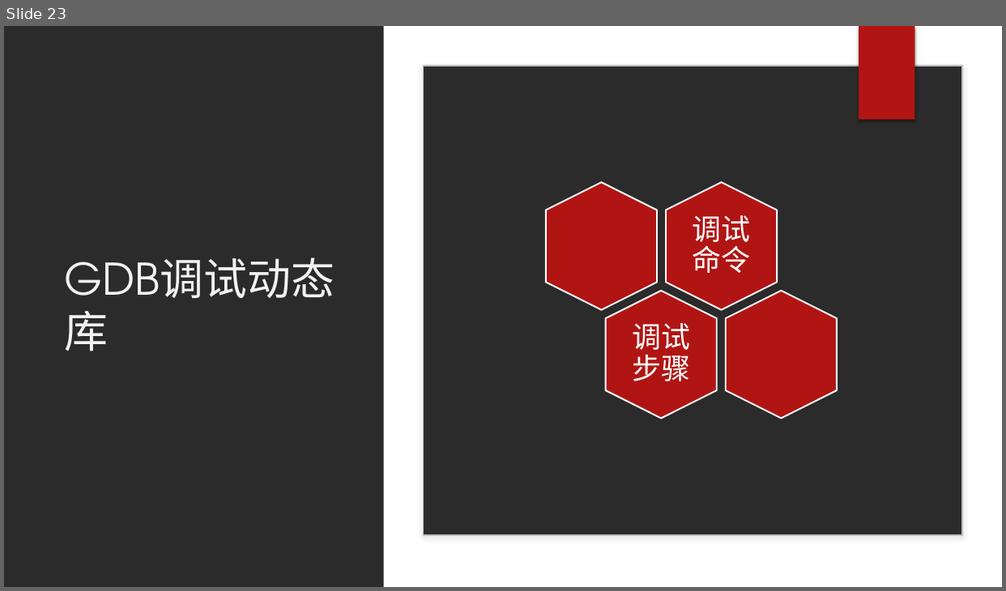
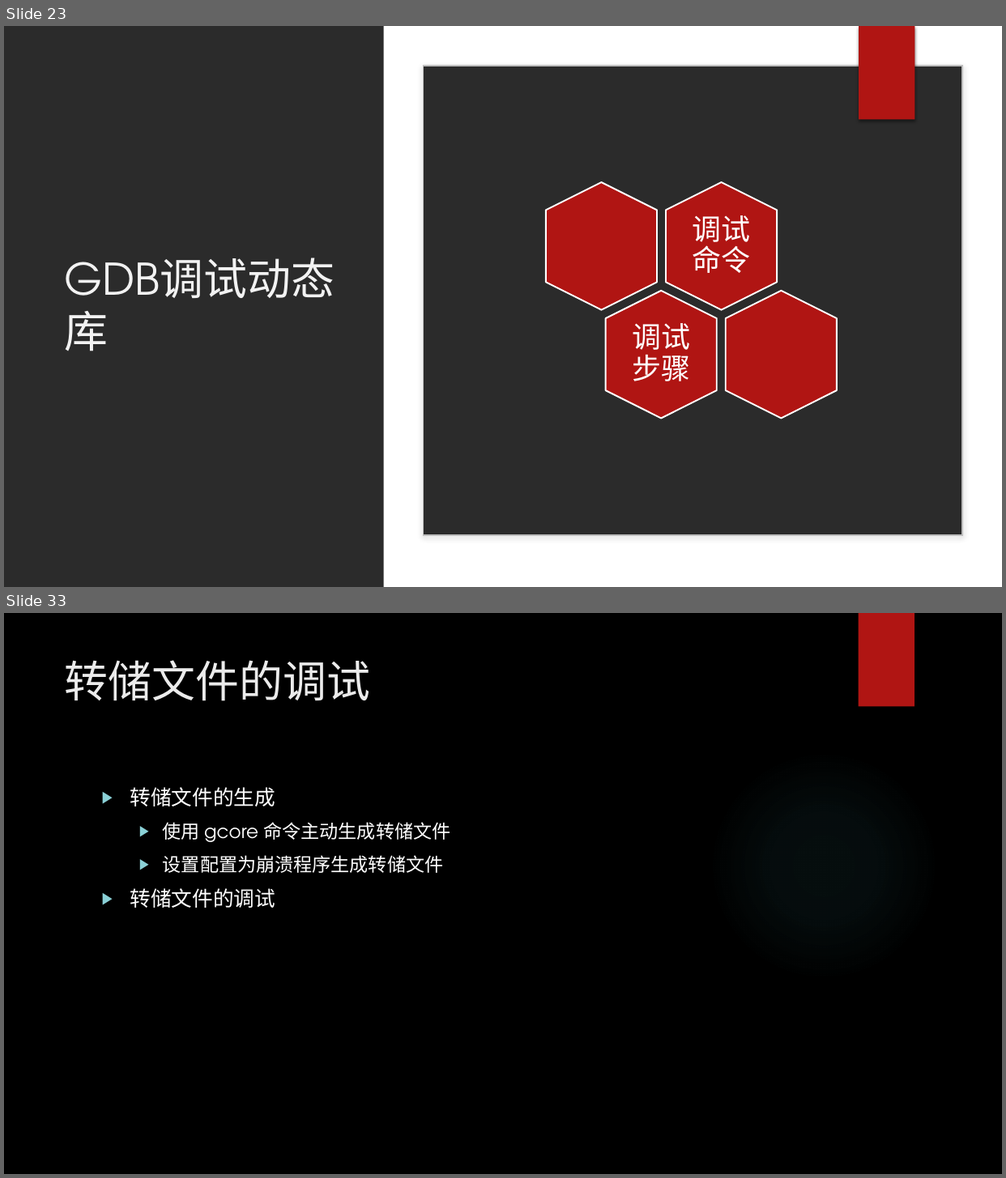
Before and after one commit to wangqinghe95/Program-Debug, a slide deck: ProgramDebug.pptx. Shown one above the other, each under a label of ours: slide 23 before the commit, slides 23 and 33 after it; the slides between them are not shown. The pictures are 1006x591 and 1006x1178 pixels, drawn with LibreOffice and Linux fonts; fonts in the diff are those of the drawing; background and template pictures are left out; a plain dark background stands for a picture behind light text. Boxes give left, top, right and bottom in pixels: in the first picture for what was removed or moved away, otherwise in the second. Text is boxed around its words. In the diff, an @@ line names an element or a change of style, - is before the commit and + after.

```diff
--- a/ProgramDebug.pptx
+++ b/ProgramDebug.pptx
@@ slide 33 added at (4, 613, 1002, 1174), background picture (left out); not listed: 1 template element that a slide beside it also shows @@
@@ title added at (65, 660, 370, 701), 42 pt, text #EBEBEB @@
+转储文件的调试
@@ ellipse added at (709, 750, 939, 981), fill gradient #50B9C1 @@
@@ text added at (130, 787, 450, 908), 18 pt, text #FFFFFF @@
+▶ 转储文件的生成
+  ▶ 使用 gcore 命令主动生成转储文件
+  ▶ 设置配置为崩溃程序生成转储文件
+▶ 转储文件的调试
```
Also in this commit, not shown: 2 slides changed, 8 other slides added, 1 slide removed, 12 other files.
